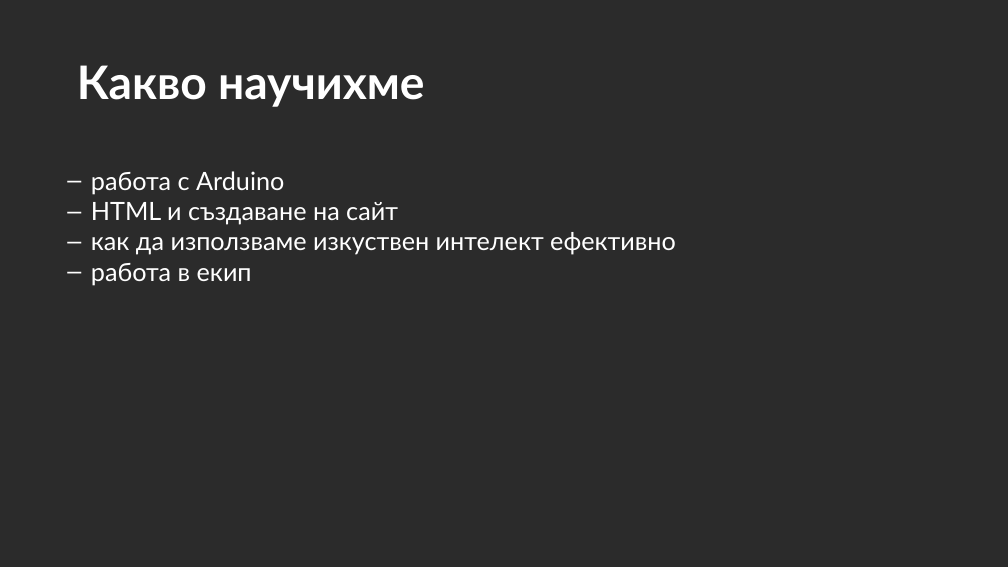
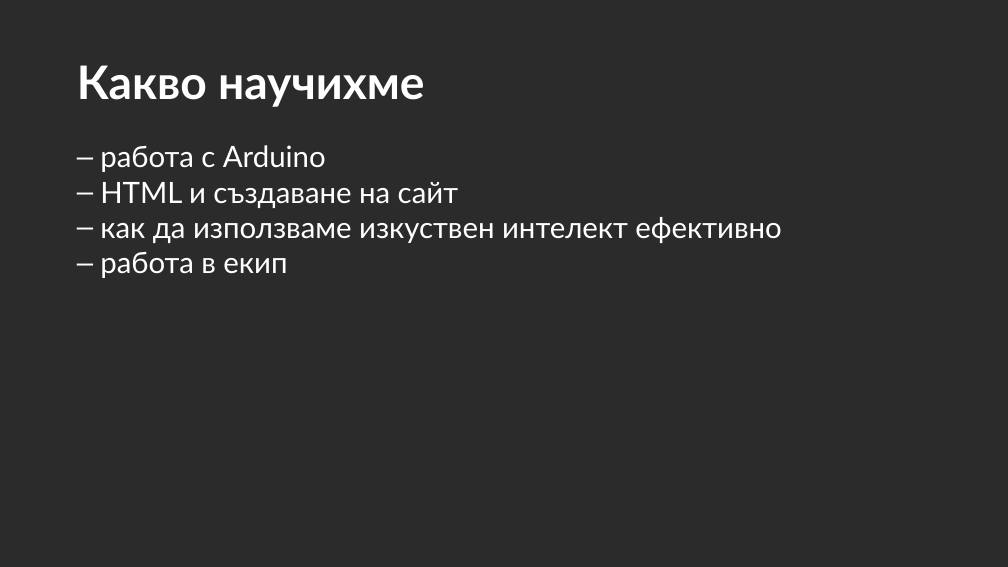
Before and after one commit to VicRattlehead502/Medicine-Man, a slide deck: slide 13 of Prezentaciq.pptx (slide 9 before the commit). Drawn at 1008x567 pixels with LibreOffice and Linux fonts; fonts in the diff are those of the drawing; background and template pictures are left out; a plain dark background stands for a picture behind light text. Boxes give left, top, right and bottom in pixels: in the first picture for what was removed or moved away, otherwise in the second. Text is boxed around its words. In the diff, an @@ line names an element or a change of style, - is before the commit and + after.

```diff
--- a/Prezentaciq.pptx
+++ b/Prezentaciq.pptx
@@ text "работа с Arduino" moved from (x1=91, y1=171, x2=676, y2=285) to (x1=100, y1=145, x2=781, y2=278) @@
@@ text "работа с Arduino" at (x1=100, y1=145, x2=781, y2=278): size 24 to 28 pt @@
```
Also in this commit, not shown: 4 other slides changed, 5 slides added, 1 slide removed, 12 other files.
